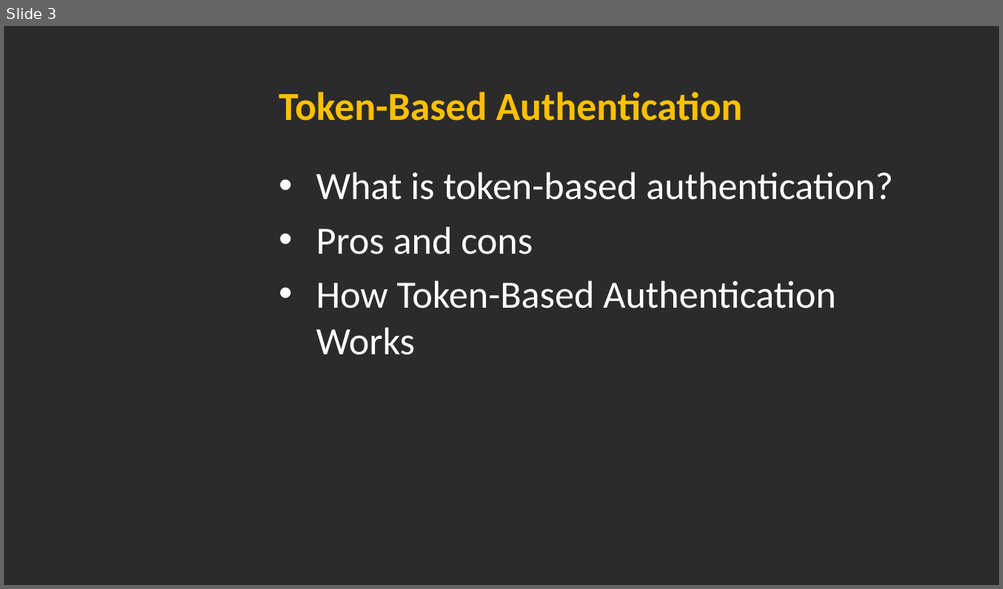
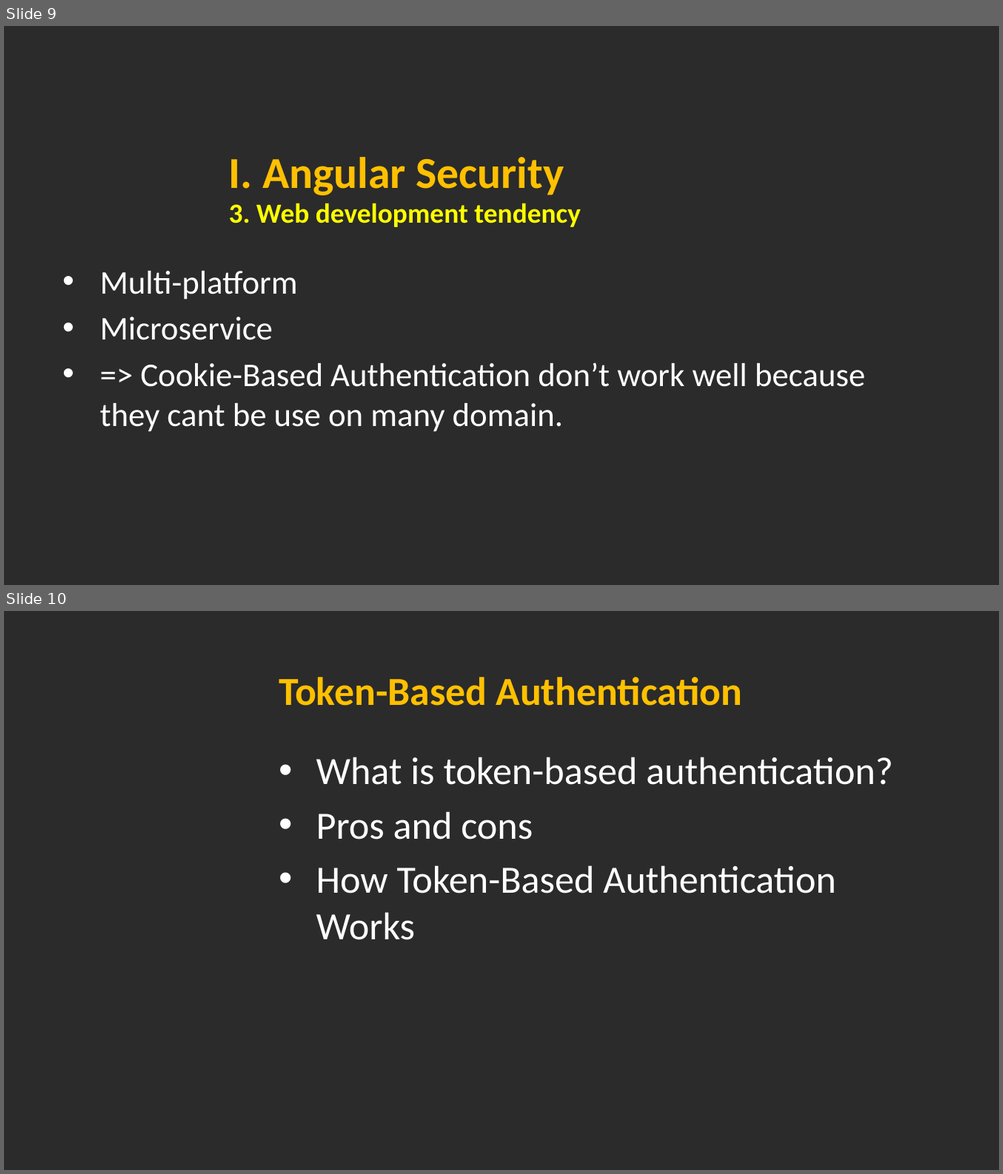
Before and after one commit to hoangmyit/Angular-NetCoreAuthenticationWithJWT, a slide deck: 1. Documents/AngularAuthenticationAndAuthorization.pptx. Shown one above the other, each under a label of ours: slide 3 before the commit, slides 9 and 10 after it. The pictures are 1003x589 and 1003x1174 pixels, drawn with LibreOffice and Linux fonts; fonts in the diff are those of the drawing; background and template pictures are left out; a plain dark background stands for a picture behind light text. Boxes give left, top, right and bottom in pixels: in the first picture for what was removed or moved away, otherwise in the second. Text is boxed around its words. In the diff, an @@ line names an element or a change of style, - is before the commit and + after.

```diff
--- a/1. Documents/AngularAuthenticationAndAuthorization.pptx
+++ b/1. Documents/AngularAuthenticationAndAuthorization.pptx
@@ slide 9 added at box(4, 26, 999, 585), background picture (left out) @@
@@ text added at box(229, 157, 563, 195), 32 pt, text #FFC000, bold @@
+I. Angular Security
@@ text added at box(229, 203, 580, 227), 20 pt, text #FFFF00, bold @@
+3. Web development tendency
@@ text added at box(100, 271, 865, 432), 24 pt, text #FFFFFF @@
+• Multi-platform
+• Microservice
+• => Cookie-Based Authentication don’t work well because they cant be use on many domain.
@@ what was slide 3 is now slide 10 @@
```
Also in this commit, not shown: 15 slides changed, 6 other slides added.
